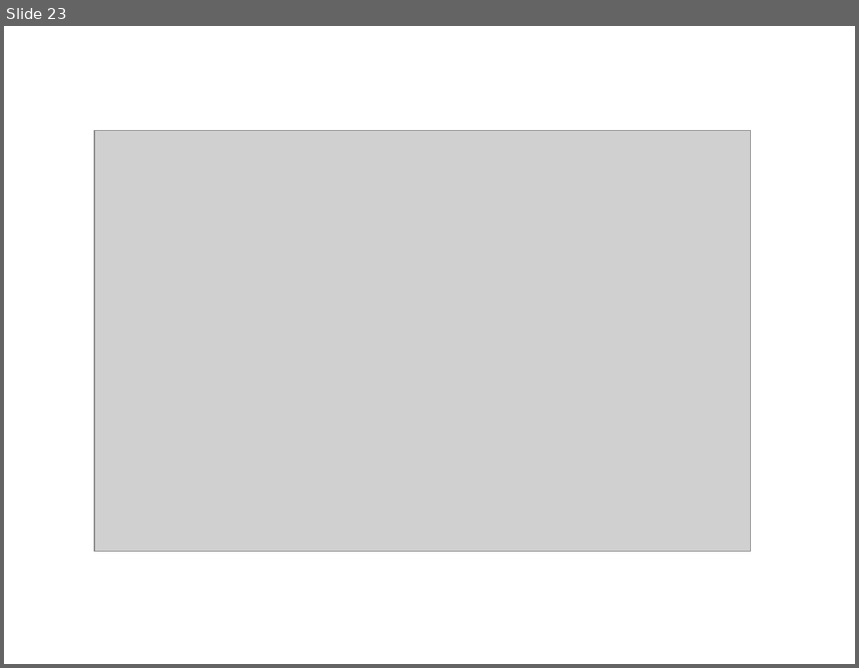
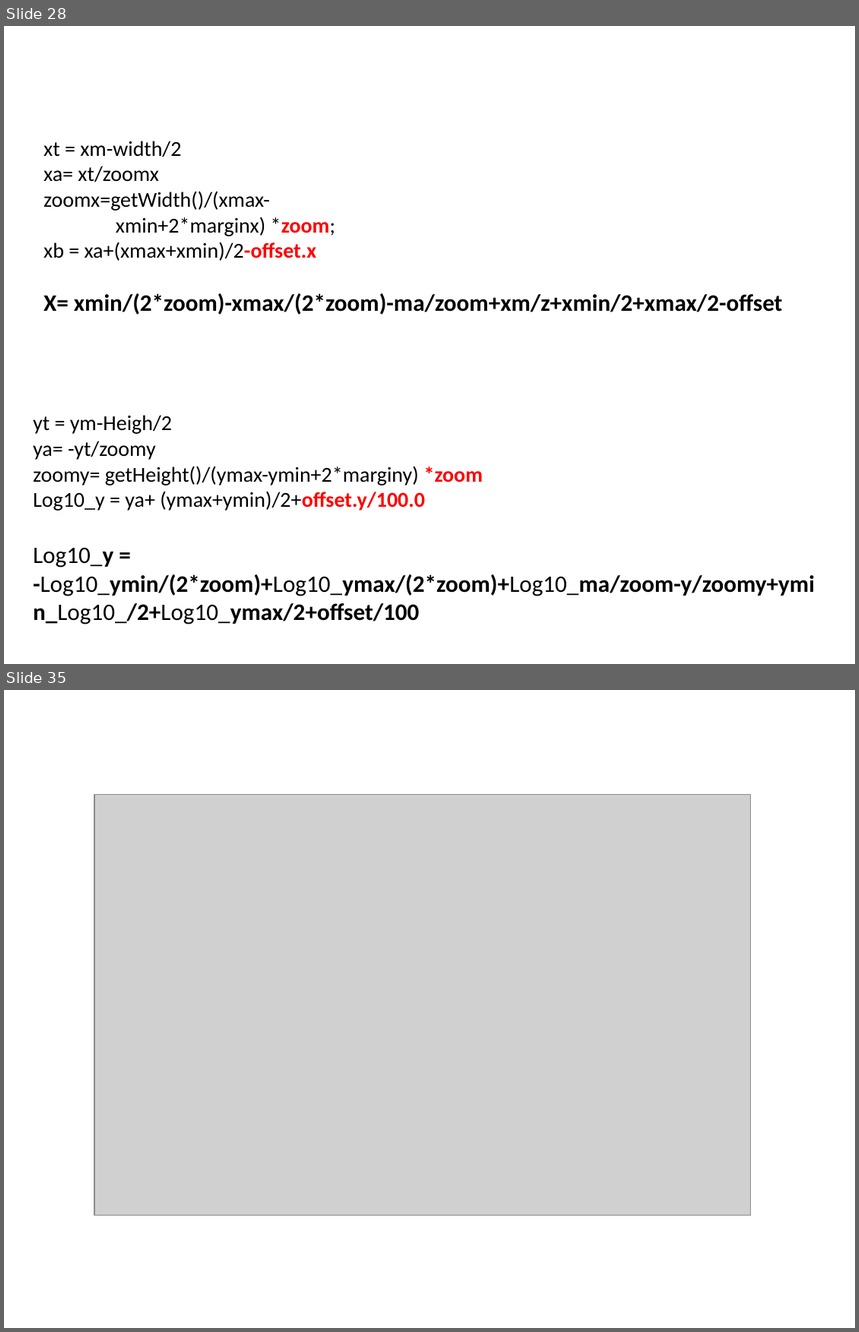
Before and after one commit to ckl67/PAC-Tool, a slide deck: prog_help/pac-tool help draw.pptx. Shown one above the other, each under a label of ours: slide 23 before the commit, slides 28 and 35 after it; the slides between them are not shown. The pictures are 859x668 and 859x1332 pixels, drawn with LibreOffice and Linux fonts; fonts in the diff are those of the drawing; grey boxes stand for pictures. Boxes give left, top, right and bottom in pixels: in the first picture for what was removed or moved away, otherwise in the second. Text is boxed around its words. In the diff, an @@ line names an element or a change of style, - is before the commit and + after.

```diff
--- a/prog_help/pac-tool help draw.pptx
+++ b/prog_help/pac-tool help draw.pptx
@@ slide 28 added at bbox=[4, 26, 855, 664], background #FFFFFF @@
@@ text added at bbox=[44, 141, 783, 315], 18 pt, text #000000 @@
+xt = xm-width/2
+xa= xt/zoomx
+zoomx=getWidth()/(xmax-
+xmin+2*marginx) *zoom;
+xb = xa+(xmax+xmin)/2-offset.x
+X= xmin/(2*zoom)-xmax/(2*zoom)-ma/zoom+xm/z+xmin/2+xmax/2-offset
@@ text added at bbox=[33, 415, 815, 625], 18 pt, text #000000 @@
+yt = ym-Heigh/2
+ya= -yt/zoomy
+zoomy= getHeight()/(ymax-ymin+2*marginy) *zoom
+Log10_y = ya+ (ymax+ymin)/2+offset.y/100.0
+Log10_y = -Log10_ymin/(2*zoom)+Log10_ymax/(2*zoom)+Log10_ma/zoom-y/zoomy+ymin_Log10_/2+Log10_ymax/2+offset/100
@@ what was slide 23 is now slide 35 @@
```
Also in this commit, not shown: 5 slides changed, 22 other slides added, 11 slides removed, 14 other files.
